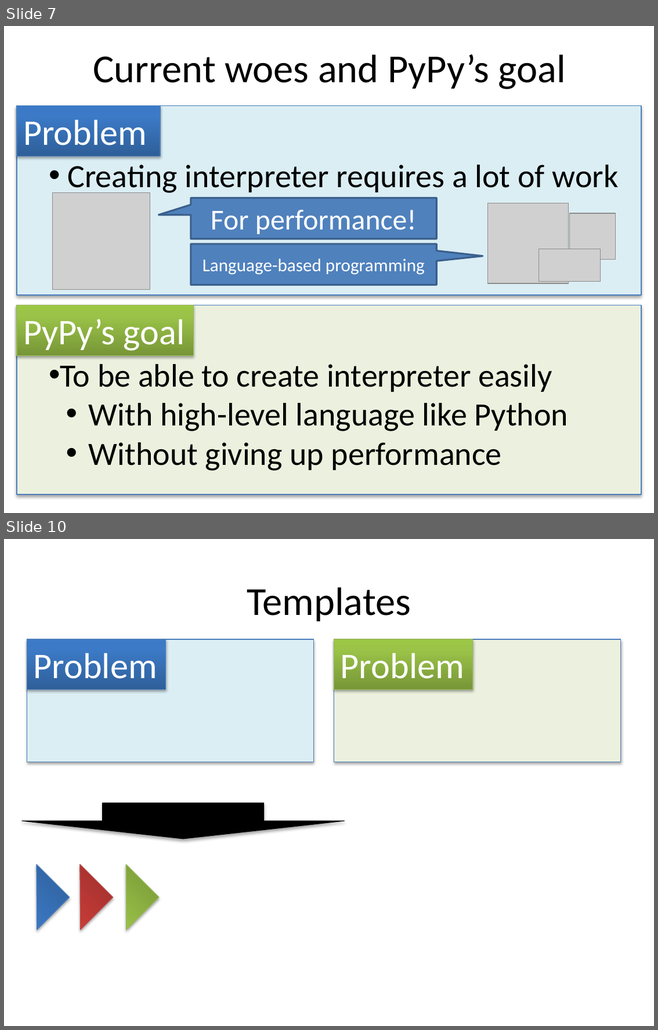
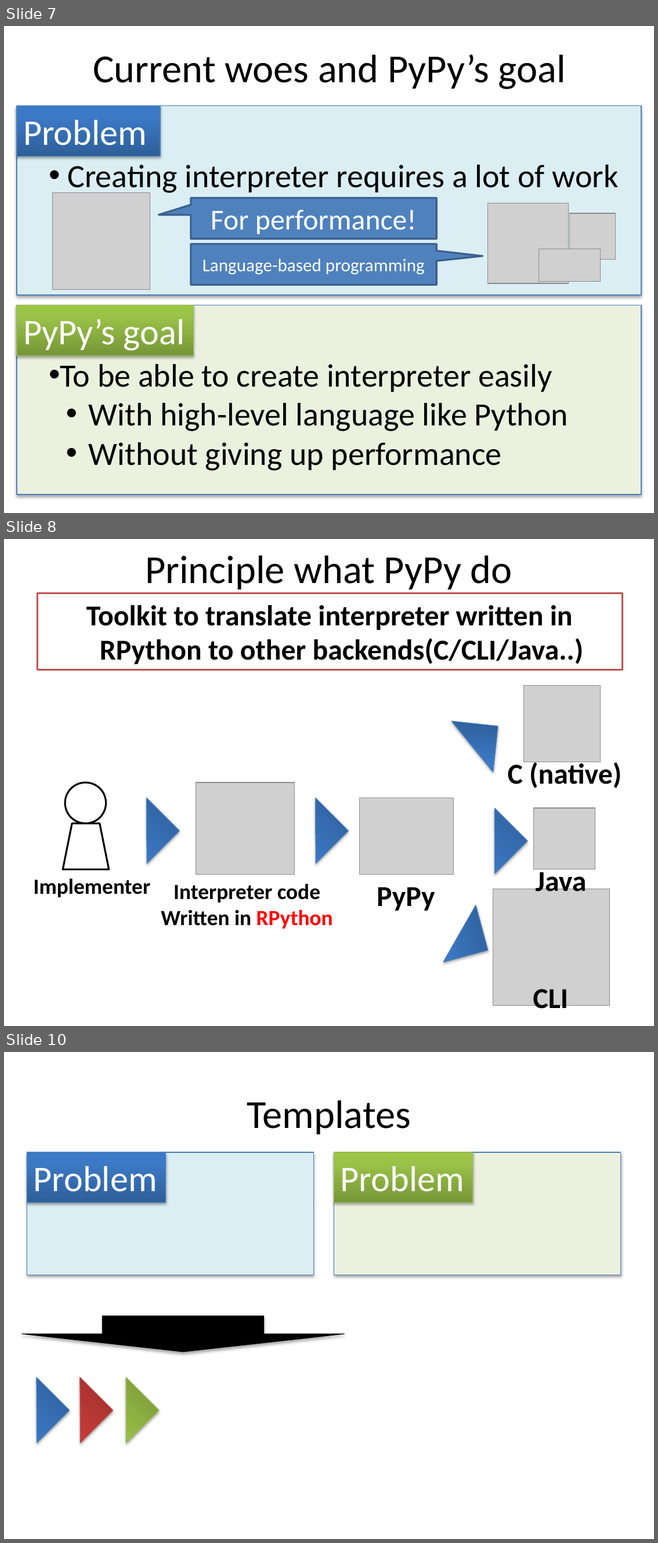
Before and after one commit to ryotaro/pyconjp2012slide, a slide deck: master/Fundamental Technologies Used in PyPy JIT Compiler.pptx. Shown one above the other, each under a label of ours: slides 7 and 10 before the commit, slides 7, 8 and 10 after it; the slides between them are not shown. The pictures are 658x1030 and 658x1543 pixels, drawn with LibreOffice and Linux fonts; fonts in the diff are those of the drawing; grey boxes stand for pictures. Boxes give left, top, right and bottom in pixels: in the first picture for what was removed or moved away, otherwise in the second. Text is boxed around its words. In the diff, an @@ line names an element or a change of style, - is before the commit and + after.

Commit message:
Writing about RPython

```diff
--- a/master/Fundamental Technologies Used in PyPy JIT Compiler.pptx
+++ b/master/Fundamental Technologies Used in PyPy JIT Compiler.pptx
@@ slide 8 added at bbox=[4, 539, 654, 1026], background #FFFFFF @@
@@ title added at bbox=[145, 555, 512, 589], 44 pt, text #000000 @@
+Principle what PyPy do
@@ text added at bbox=[37, 594, 622, 670], fill #FFFFFF, outline #C0504D 2 pt, 32 pt, text #000000, bold @@
+Toolkit to translate interpreter written in RPython to other backends(C/CLI/Java..)
@@ picture added at bbox=[523, 685, 600, 762] @@
@@ right triangle added at bbox=[447, 721, 498, 772], fill gradient #2F5F99 to #3D7CC7 to #3A7CCB, outline #4B7EBC 0.75 pt @@
@@ text added at bbox=[507, 760, 621, 788], 32 pt, text #000000, bold @@
+C (native)
@@ ellipse added at bbox=[65, 783, 106, 824], fill #FFFFFF, outline #000000 2 pt @@
@@ right triangle added at bbox=[114, 798, 180, 864], fill gradient #2F5F99 to #3D7CC7 to #3A7CCB, outline #4B7EBC 0.75 pt @@
@@ picture added at bbox=[195, 783, 295, 875] @@
@@ right triangle added at bbox=[283, 798, 349, 864], fill gradient #2F5F99 to #3D7CC7 to #3A7CCB, outline #4B7EBC 0.75 pt @@
@@ picture added at bbox=[360, 798, 453, 875] @@
@@ right triangle added at bbox=[462, 808, 527, 874], fill gradient #2F5F99 to #3D7CC7 to #3A7CCB, outline #4B7EBC 0.75 pt @@
@@ picture added at bbox=[534, 808, 594, 869] @@
@@ flow chart manual operation added at bbox=[63, 824, 109, 870], fill #FFFFFF, outline #000000 2 pt @@
@@ text added at bbox=[535, 869, 586, 892], 32 pt, text #000000, bold @@
+Java
@@ text added at bbox=[34, 878, 151, 897], 24 pt, text #000000, bold @@
+Implementer
@@ text added at bbox=[161, 884, 333, 929], 24 pt, text #000000, bold @@
+Interpreter code
+Written in RPython
@@ text added at bbox=[376, 887, 435, 911], 32 pt, text #000000, bold @@
+PyPy
@@ picture added at bbox=[492, 889, 610, 1005] @@
@@ right triangle added at bbox=[431, 905, 488, 962], fill gradient #2F5F99 to #3D7CC7 to #3A7CCB, outline #4B7EBC 0.75 pt @@
@@ text added at bbox=[532, 989, 568, 1015], 32 pt, text #000000, bold @@
+CLI
```
Also in this commit, not shown: 1 slide changed, 1 other slide added, 2 slides removed.
